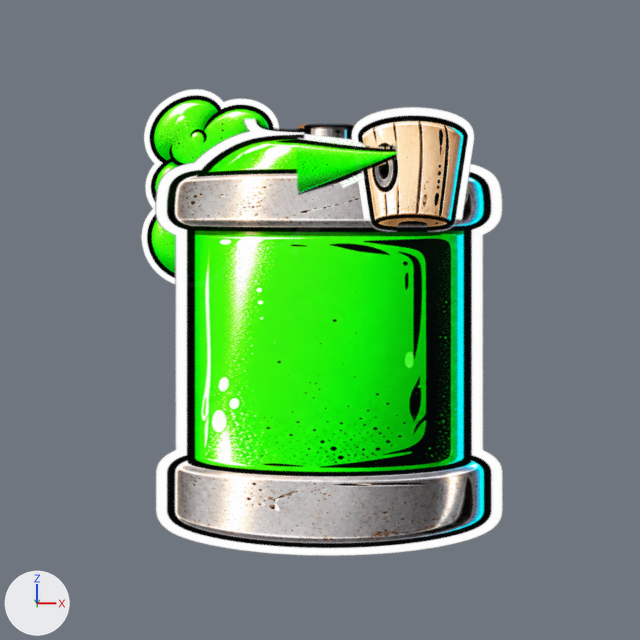
A saved change to the Blender file art/blender/symbols/L1.blend.
Rendered twice from the file's camera 'L1_cam'. Arrows for +X, +Y and +Z are at lower left; the lights stay in place. The picture after the commit comes second.

The first picture shows 'L1_can', 'L1_cap', 'L1_cloud', 'L1_jet'.
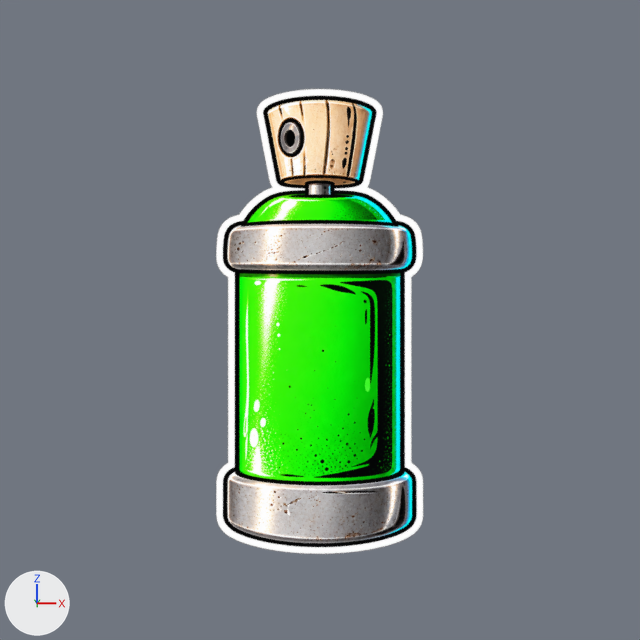
Pixel boxes [x1, y1, x2, y2] of what changed, in the pictures (640 x 640 px):
'L1_can', reshaped (40% narrower, 14% shorter): before [155, 119, 503, 556]; after [216, 179, 424, 554]
'L1_cap', reshaped (20% shorter): before [351, 107, 474, 231]; after [256, 89, 383, 188]
'L1_cloud', deleted: before [141, 89, 279, 284]
'L1_jet', deleted (green): before [297, 134, 397, 195]

The change in detail:
me_l1_can is used by ob_l1_can; location (0.0, -0.1, 0.0).
me_l1_can had 4 vertices, 1 face and spanned x -3.37..3.73, y 0.0, z -4.81..4.13.
me_l1_can now has 4 vertices, 1 face and spans x -2.13..2.11, y 0.0, z -4.77..2.95.
Part 1, on me_l1_can:
Vertex 0 of me_l1_can moves from (-3.37, 0.0, -4.81) to (-2.13, 0.0, -4.77).
Vertex 1 of me_l1_can moves from (3.73, 0.0, -4.81) to (2.11, 0.0, -4.77).
Vertex 2 of me_l1_can moves from (3.73, 0.0, 4.13) to (2.11, 0.0, 2.95).
Vertex 3 of me_l1_can moves from (-3.37, 0.0, 4.13) at pixel (154, 116) to (-2.13, 0.0, 2.95).
me_l1_cap is used by ob_l1_cap; location (0.0, -0.2, 0.0).
me_l1_cap had 4 vertices, 1 face and spanned x 0.62..3.15, y 0.0, z 1.78..4.38.
me_l1_cap now has 4 vertices, 1 face and spans x -1.31..1.3, y 0.0, z 2.65..4.74.
Part 2, on me_l1_cap:
Vertex 0 of me_l1_cap moves from (0.62, 0.0, 1.78) at pixel (350, 232) to (-1.31, 0.0, 2.65).
Vertex 1 of me_l1_cap moves from (3.15, 0.0, 1.78) at pixel (475, 232) to (1.3, 0.0, 2.65).
Vertex 2 of me_l1_cap moves from (3.15, 0.0, 4.38) to (1.3, 0.0, 4.74).
Vertex 3 of me_l1_cap moves from (0.62, 0.0, 4.38) to (-1.31, 0.0, 4.74).
Object 'L1_cloud' (ob_l1_cloud) is deleted.
Object 'L1_jet' (ob_l1_jet) is deleted.
